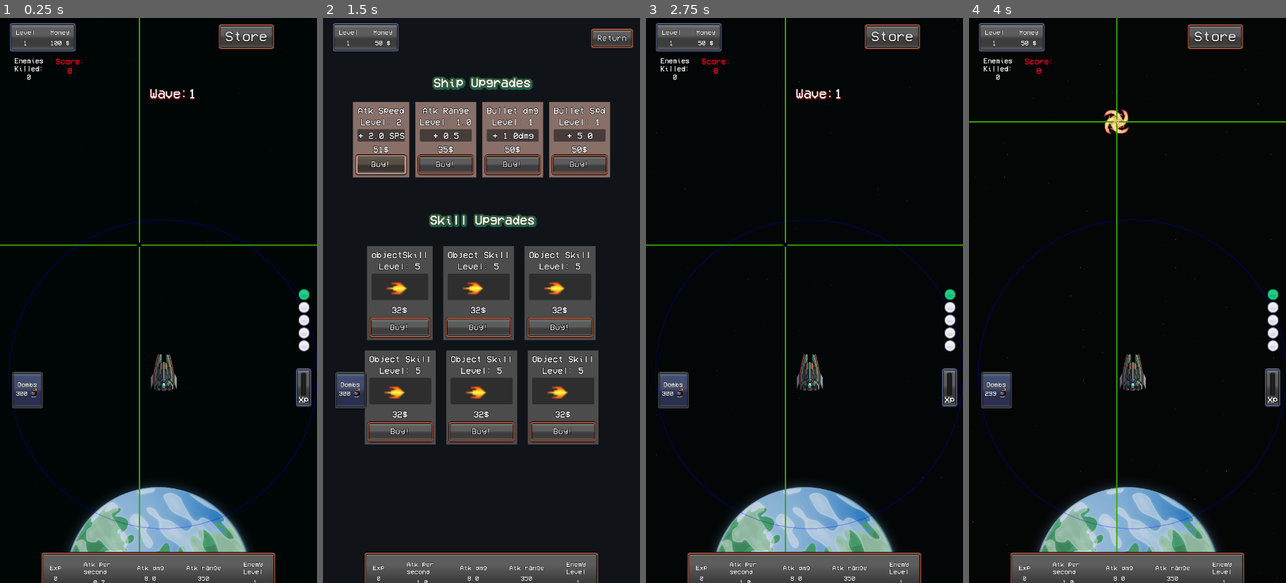
Above: before the commit, frames 1-4 (left to right).
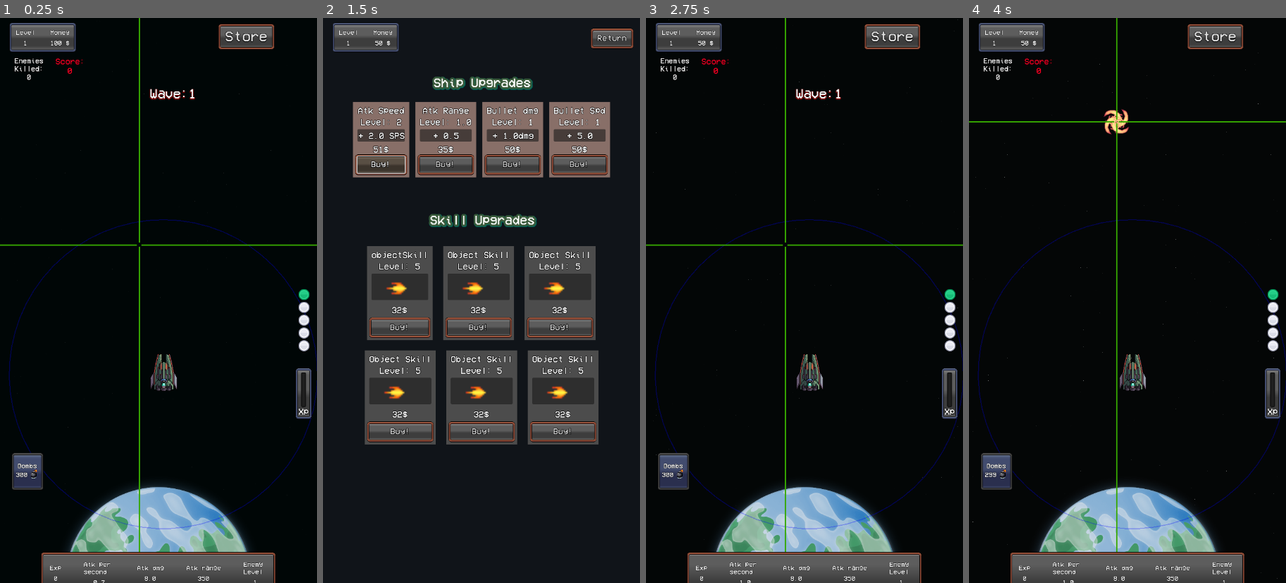
Above: after the commit, the same moments.

Repository: MauroCastro1705/mini_auto_battler
Game: Godot game, scene res://test/test-scene.tscn
Two runs of this game, one before a commit and one after it. Both use one fixed random seed, a clock stepped at 60 frames per second and the inputs below.
Inputs (mouse positions are in pixels of both pictures, inside the frame that each line leads up to):
- Up to frame 1 (0.25 s): no input
- Up to frame 2 (1.5 s): click "Store" at 0.5 s; click "Buy!" at 1.25 s
- Up to frame 3 (2.75 s): click "Return" at 2 s
- Up to frame 4 (4 s): tap Enter at 2.75 s; move the mouse to (1197, 272) at 2.77 s; hold W (arriba) 2.78-3.5 s; tap D (der) at 2.85 s; click (1197, 272) at 2.92 s; tap Space (shoot) at 3.5 s; drag from (1064, 328) to (1133, 373) at 3.52 s

The runs differ from the first frame. In frame 1, 1.4% of the frame differs, in the area x 3-99%, y 62-84%; in frame 2, 4.5%, in the area x 3-87%, y 62-100%; in frame 3, 1.4%; in frame 4, 1.4%.

Commit message:
Adjust UI layout and positioning for Bombs and ExpBar
Updated node offsets and anchor values in test-scene.tscn, bombs.tscn, and exp_bar.tscn to improve UI alignment and positioning. These changes refine the placement of UI elements for better visual consistency.

Diff:
--- a/test/test-scene.tscn
+++ b/test/test-scene.tscn
@@ -95,16 +95,8 @@
 anchor_bottom = 0.183
 offset_left = 654.56
 offset_top = 666.44
-offset_right = 654.56
-offset_bottom = 666.44
-
-[node name="Upgrade-menu" parent="CanvasLayer" instance=ExtResource("9_jipin")]
-visible = false
-
-[node name="Always" parent="CanvasLayer" instance=ExtResource("8_q134b")]
-offset_left = 11.0
-offset_right = 11.28
-metadata/_edit_lock_ = true
+offset_right = 654.4
+offset_bottom = 658.76
 
 [node name="Main_ui" parent="CanvasLayer" instance=ExtResource("5_l0d6b")]
 offset_left = 1.0
@@ -117,10 +109,19 @@
 visible = false
 
 [node name="Bombs" parent="CanvasLayer" instance=ExtResource("13_6p2hi")]
-offset_left = 33.0
-offset_top = 800.0
-offset_right = 2.24
-offset_bottom = 793.56
+offset_left = 21.0
+offset_top = 984.0
+offset_right = -9.76
+offset_bottom = 977.56
+metadata/_edit_lock_ = true
+
+[node name="Upgrade-menu" parent="CanvasLayer" instance=ExtResource("9_jipin")]
+visible = false
+
+[node name="Always" parent="CanvasLayer" instance=ExtResource("8_q134b")]
+offset_left = 11.0
+offset_right = 11.28
+metadata/_edit_lock_ = true
 
 [node name="Timer" type="Timer" parent="."]
 wait_time = 5.0
--- a/ui/bomb_ui/bombs.tscn
+++ b/ui/bomb_ui/bombs.tscn
@@ -23,8 +23,8 @@
 anchor_left = -0.089
 anchor_right = 0.822
 anchor_bottom = 0.628
-offset_left = 0.11396
-offset_right = 13.5879
+offset_left = 12.114
+offset_right = 25.5879
 offset_bottom = 12.2739
 grow_horizontal = 2
 
--- a/ui/exp_bar/exp_bar.tscn
+++ b/ui/exp_bar/exp_bar.tscn
@@ -16,18 +16,21 @@
 [node name="ExpBar" type="Control"]
 layout_mode = 3
 anchor_right = 0.053
-anchor_bottom = 0.081
-offset_right = 0.079998
-offset_bottom = 0.239998
+anchor_bottom = 0.09
+offset_left = 4.0
+offset_top = 4.0
+offset_right = -0.160004
+offset_bottom = -3.2
 grow_horizontal = 2
 grow_vertical = 2
 script = ExtResource("1_01o4c")
 
 [node name="ColorRect" type="NinePatchRect" parent="."]
+layout_mode = 0
 offset_left = -3.0
 offset_top = -4.0
 offset_right = 34.0
-offset_bottom = 85.0
+offset_bottom = 112.0
 texture = ExtResource("2_gwsp1")
 region_rect = Rect2(0, 85, 48, 22)
 patch_margin_left = 8
@@ -38,9 +41,9 @@
 [node name="TextureProgressBar" type="TextureProgressBar" parent="."]
 layout_mode = 0
 offset_left = 9.0
-offset_top = 6.0
+offset_top = 5.0
 offset_right = 22.0
-offset_bottom = 59.0
+offset_bottom = 85.0
 value = 50.0
 fill_mode = 3
 nine_patch_stretch = true
@@ -54,8 +57,8 @@
 [node name="Label" type="Label" parent="."]
 layout_mode = 0
 offset_left = 4.0
-offset_top = 58.0
+offset_top = 85.0
 offset_right = 28.0
-offset_bottom = 80.0
+offset_bottom = 107.0
 text = "Xp"
 label_settings = ExtResource("3_4x1gj")
